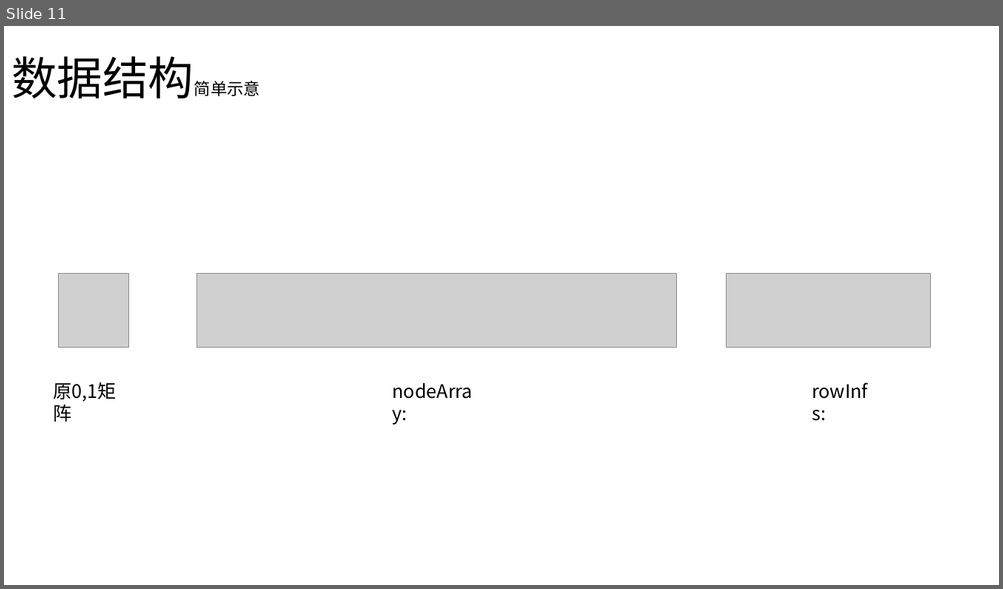
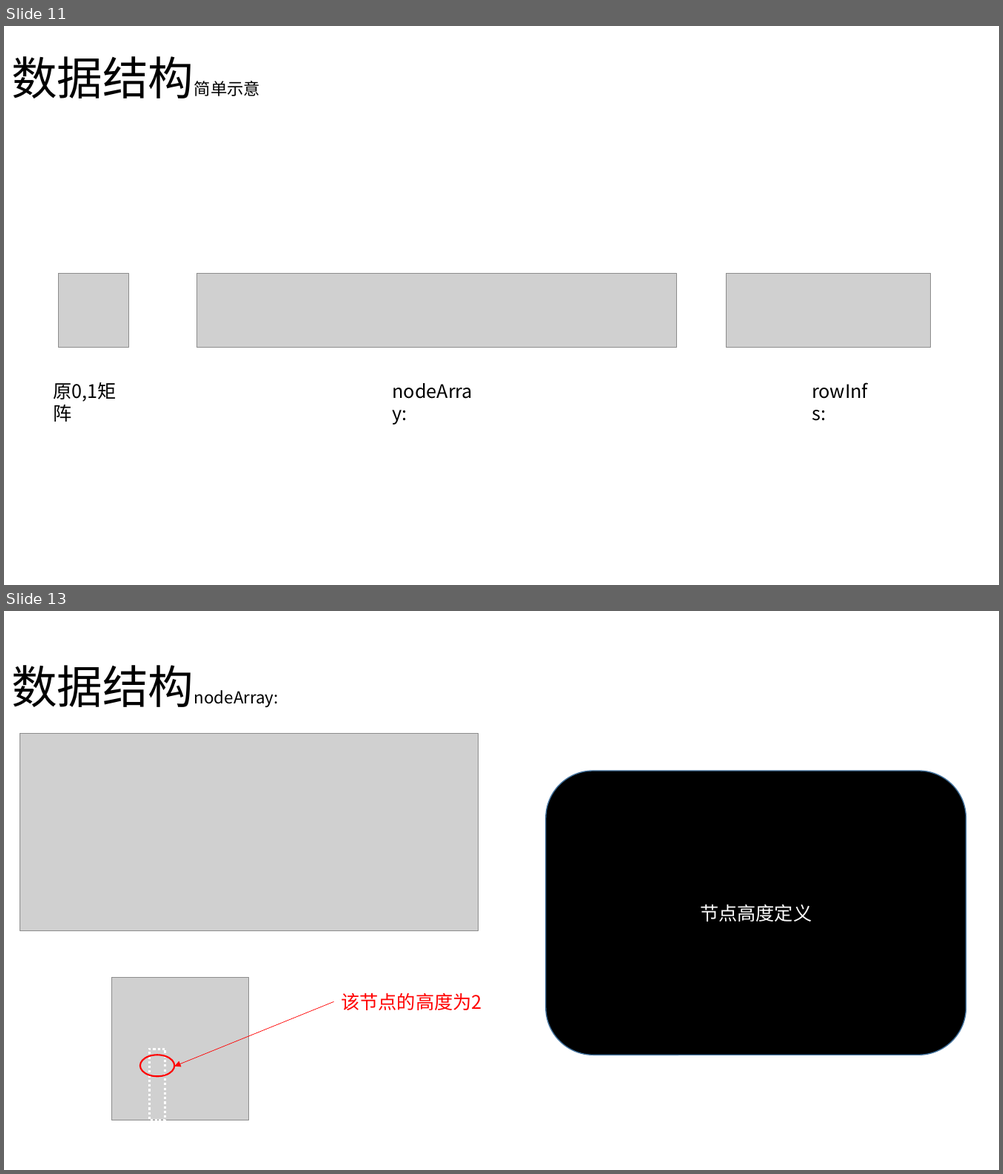
Before and after one commit to fenneishi/interview, a slide deck: yifang/4/第4题算法思路.pptx. Shown one above the other, each under a label of ours: slide 11 before the commit, slides 11 and 13 after it; the slides between them are not shown. The pictures are 1003x589 and 1003x1174 pixels, drawn with LibreOffice and Linux fonts; fonts in the diff are those of the drawing; grey boxes stand for pictures. Boxes give left, top, right and bottom in pixels: in the first picture for what was removed or moved away, otherwise in the second. Text is boxed around its words. In the diff, an @@ line names an element or a change of style, - is before the commit and + after.

```diff
--- a/yifang/4/第4题算法思路.pptx
+++ b/yifang/4/第4题算法思路.pptx
@@ slide 13 added at [4,611,999,1170], background #FFFFFF @@
@@ title added at [11,665,279,708], 16 pt, text #000000 @@
+数据结构nodeArray:
@@ picture added at [20,734,478,932] @@
@@ rounded rectangle added at [546,771,966,1055], fill #000000, outline #43739E 1 pt, 18 pt, text #FFFFFF @@
+节点高度定义
@@ picture added at [112,977,250,1121] @@
@@ arrow added from (334, 1002) to (174, 1067), #FF0000 0.5 pt @@
@@ text added at [341,993,481,1011], 18 pt, text #FF0000 @@
+该节点的高度为2
@@ rectangle added at [150,1049,166,1121], outline #FFFFFF 2.25 pt dashed @@
@@ ellipse added at [140,1056,174,1077], outline #FF0000 1.5 pt @@
```
Also in this commit, not shown: 1 slide changed, 2 other slides added, 1 other file.
